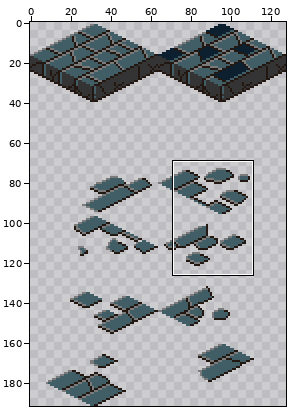
File history of a pixel-art file, assets/floor-cobblestone.ase. The picture above shows the old version from afar; the outline marks the close-up.
Close-up. The starting point:
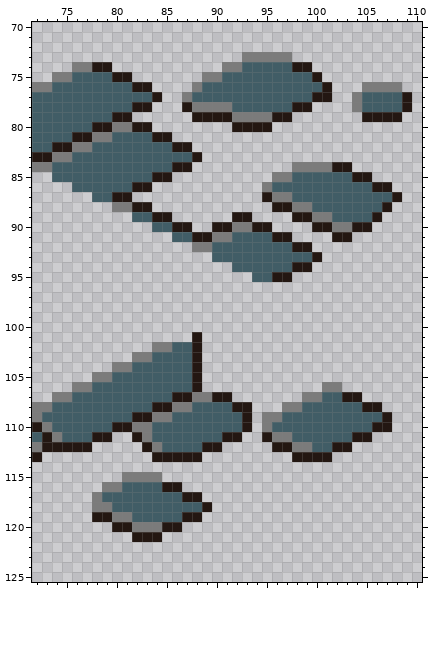
128x192 pixels, 1 frame. Shown: x 72..110, y 70..125.
And afterwards:
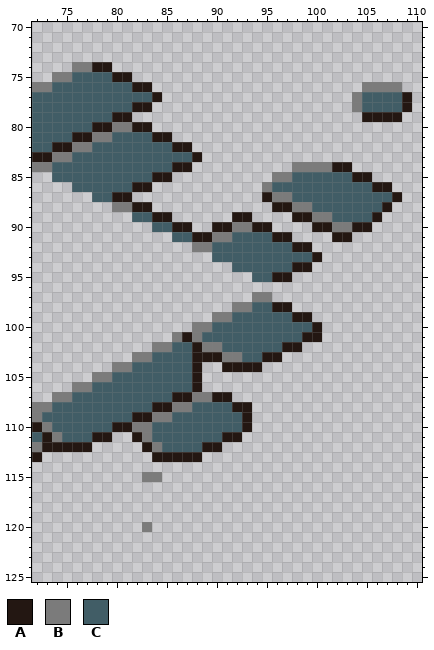
Palette (. is transparent): A #231712  B #7b7b7b  C #415d66
Author's note on the commit: Fix cobblestone floors a bit
From old to new:
{"where": "layer \"tiles\""}
{"y":73,"x":93,"old":"BBBBB","new":"....."}
{"y":74,"x":91,"old":"BBCCCCCAA","new":"........."}
{"y":75,"x":89,"old":"BBCCCCCCCCCA","new":"............"}
{"y":76,"x":88,"old":"BCCCCCCCCCCCCA","new":".............."}
{"y":77,"x":87,"old":"BCCCCCCCCCCCCAA","new":"..............."}
{"y":78,"x":87,"old":"ABBBBCCCCCCAA","new":"............."}
{"y":79,"x":88,"old":"AAAABBBBAA","new":".........."}
{"y":80,"x":92,"old":"AAAA","new":"...."}
{"y":97,"x":94,"old":"..","new":"BB"}
{"y":98,"x":92,"old":"......","new":"BBCCAA"}
{"y":99,"x":90,"old":"..........","new":"BBCCCCCCAA"}
{"y":100,"x":88,"old":".............","new":"BBCCCCCCCCCCA"}
{"y":101,"x":86,"old":"..A............","new":"BABCCCCCCCCCCAA"}
{"y":102,"x":89,"old":"..........","new":"BBCCCCCCAA"}
{"y":103,"x":89,"old":"........","new":"AABBCCAA"}
{"y":104,"x":91,"old":"....","new":"AAAA"}
{"y":106,"x":101,"old":"BB","new":".."}
{"y":107,"x":99,"old":"BBCCAA","new":"......"}
{"y":108,"x":97,"old":"BBCCCCCCAA","new":".........."}
{"y":109,"x":95,"old":"BBCCCCCCCCCCA","new":"............."}
{"y":110,"x":95,"old":"BCCCCCCCCCCAA","new":"............."}
{"y":111,"x":95,"old":"ABBCCCCCCAA","new":"..........."}
{"y":112,"x":96,"old":"AABBCCAA","new":"........"}
{"y":113,"x":98,"old":"AAAA","new":"...."}
{"y":115,"x":81,"old":"BB","new":".."}
{"y":116,"x":79,"old":"BBCCCCAA","new":"........"}
{"y":117,"x":78,"old":"BCCCCCCCCAA","new":"..........."}
{"y":118,"x":78,"old":"BBCCCCCCCCCA","new":"............"}
{"y":119,"x":78,"old":"AABBCCCCCAA","new":"..........."}
{"y":120,"x":80,"old":"AAB","new":"..."}
{"y":120,"x":84,"old":"BAA","new":"..."}
{"y":121,"x":82,"old":"AAA","new":"..."}
{"label":"erased","picture_box":[182,52,332,132]}
{"label":"changed","picture_box":[172,292,392,462]}
{"label":"erased","picture_box":[92,472,212,542]}
